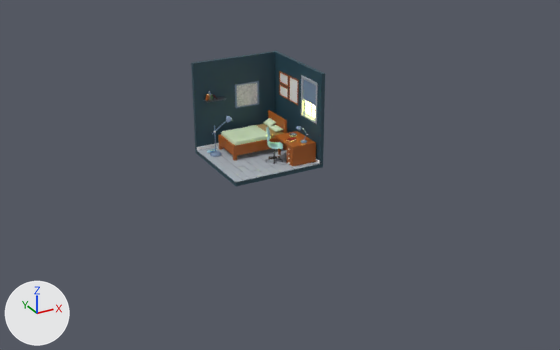
An edit to the Blender file room.blend, drawn before and after from the same camera.
Before and after are seen from a 50 mm camera at (-14.0, -27.3, 12.7) aimed at (0.3, -1.3, -0.3). Arrows for +X, +Y and +Z are at lower left; the lights stay in place.

In view in the first picture: 'background', 'bed frame', 'drawer', 'floor', 'frame.001', 'sheet', 'window'.
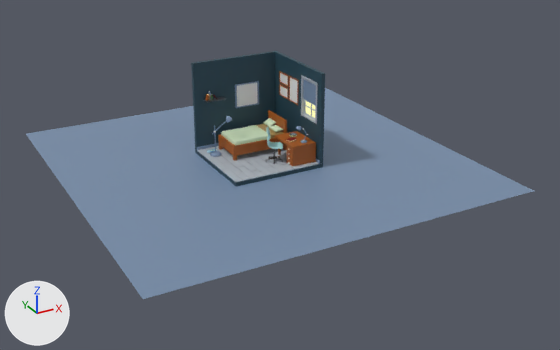
Changed parts and their boxes (x1, y1, x2, y2) in the pictures (560 x 350 px):
```json
{"object": "Plane", "change": "added", "after": [26, 88, 534, 299], "on screen": "blue"}
{"object": "window", "change": "surface changed", "before": [304, 100, 315, 119], "after": [304, 100, 315, 119]}
```

Edits to the scene script, one JSON object a line:
```json
{"op": "remove", "block": "mat_emission_light", "code": "mat_emission_light.strength = 10.0"}
{"op": "add", "block": "me_plane", "code": ["me_plane = bpy.data.meshes.new('Plane')", "me_plane.from_pydata([(-1.0, -1.0, 0.0), (1.0, -1.0, 0.0), (-1.0, 1.0, 0.0), (1.0, 1.0, 0.0)], [], [(0, 1, 3, 2)])", "me_plane.materials.append(mat_ash)  # blue #778da9"]}
{"op": "add", "block": "ob_plane", "code": ["ob_plane = bpy.data.objects.new('Plane', me_plane)", "ob_plane.location = (0.0, 0.0, 0.0)", "ob_plane.scale = (8.0, 8.0, 8.0)"]}
```
